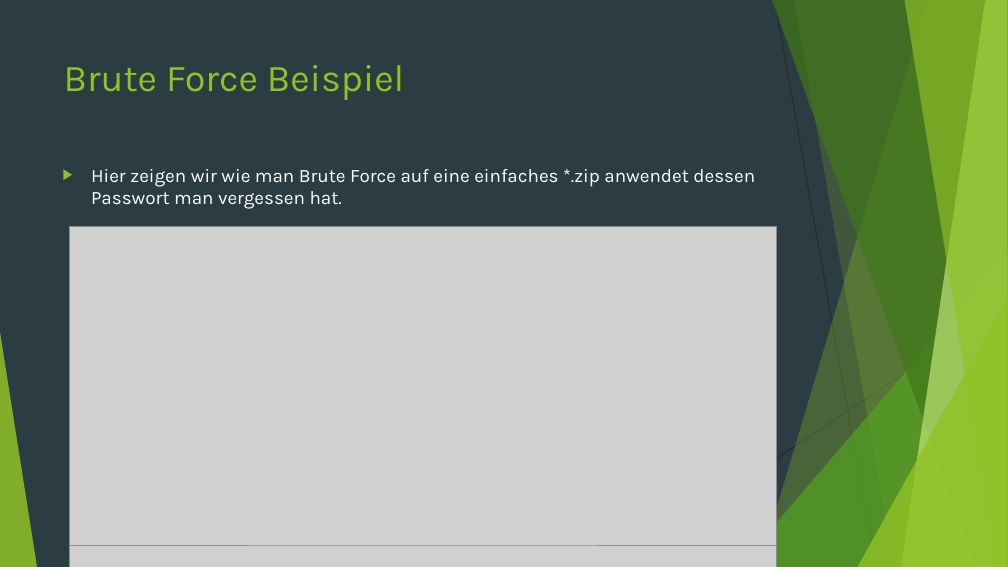
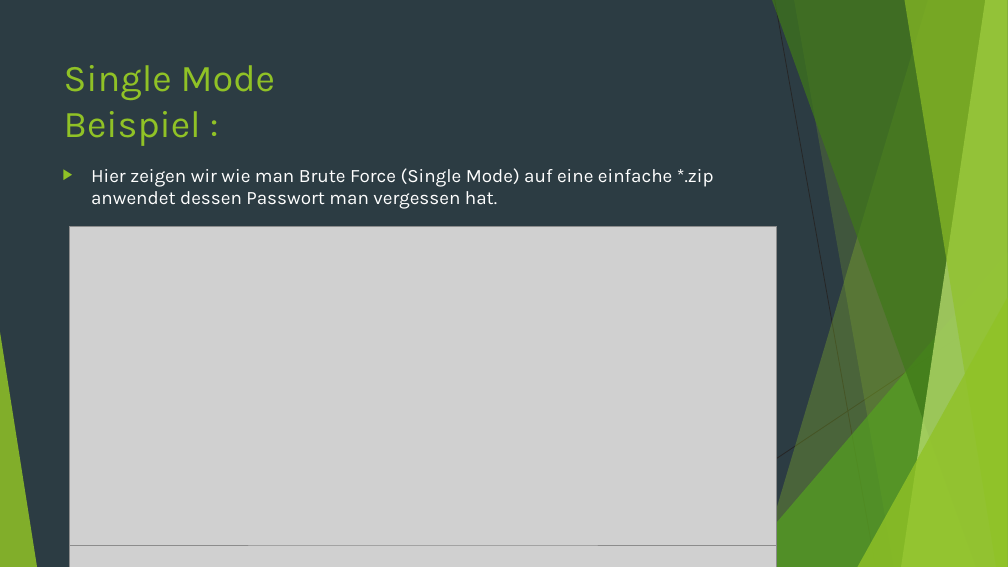
Before and after one commit to StefanSchuck/JohnTheRipperVortrag, a slide deck: slide 8 of Vortrag.pptx. Drawn at 1008x567 pixels with LibreOffice and Linux fonts; fonts in the diff are those of the drawing; grey boxes stand for pictures. Boxes give left, top, right and bottom in pixels: in the first picture for what was removed or moved away, otherwise in the second. Text is boxed around its words. In the diff, an @@ line names an element or a change of style, - is before the commit and + after.

Commit message:
Vortrag überarbeitet
- Incremental Mode eingefügt
- Incremental Mode mit Wordlist und Rule eingefügt

```diff
--- a/Vortrag.pptx
+++ b/Vortrag.pptx
@@ title at (64, 65, 275, 146): text changed @@
-Brute Force Beispiel
+Single Mode
+Beispiel :
@@ text at (91, 168, 714, 209): text changed @@
-▶ Hier zeigen wir wie man Brute Force auf eine einfaches *.zip anwendet dessen Passwort man vergessen hat.
+▶ Hier zeigen wir wie man Brute Force (Single Mode) auf eine einfache *.zip anwendet dessen Passwort man vergessen hat.
```
Also in this commit, not shown: 1 other slide changed, 2 slides added, 2 slides removed.
